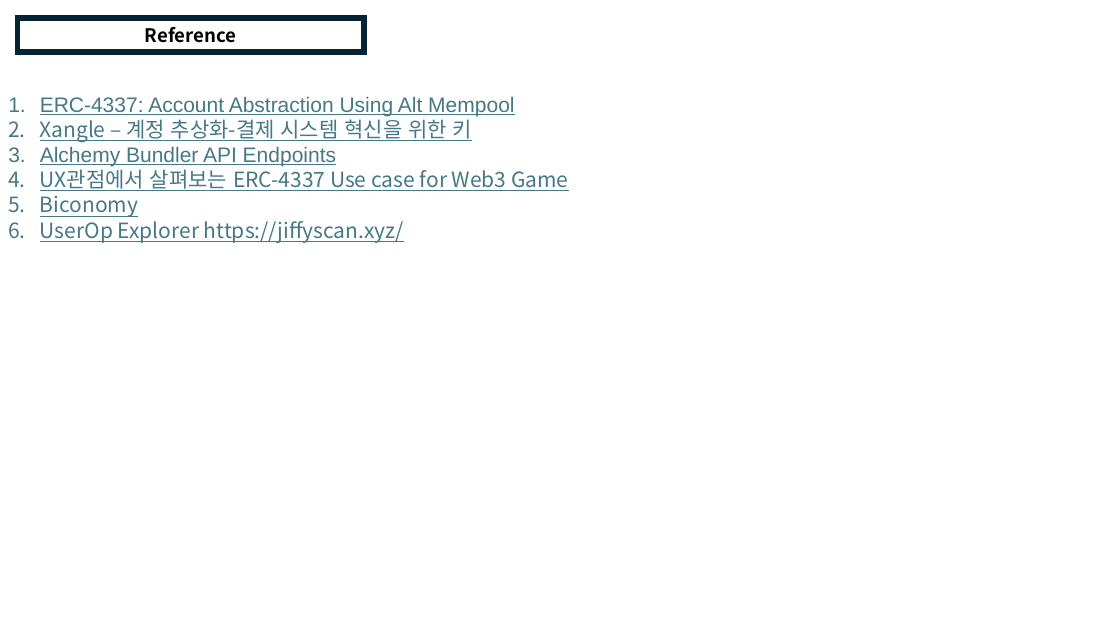
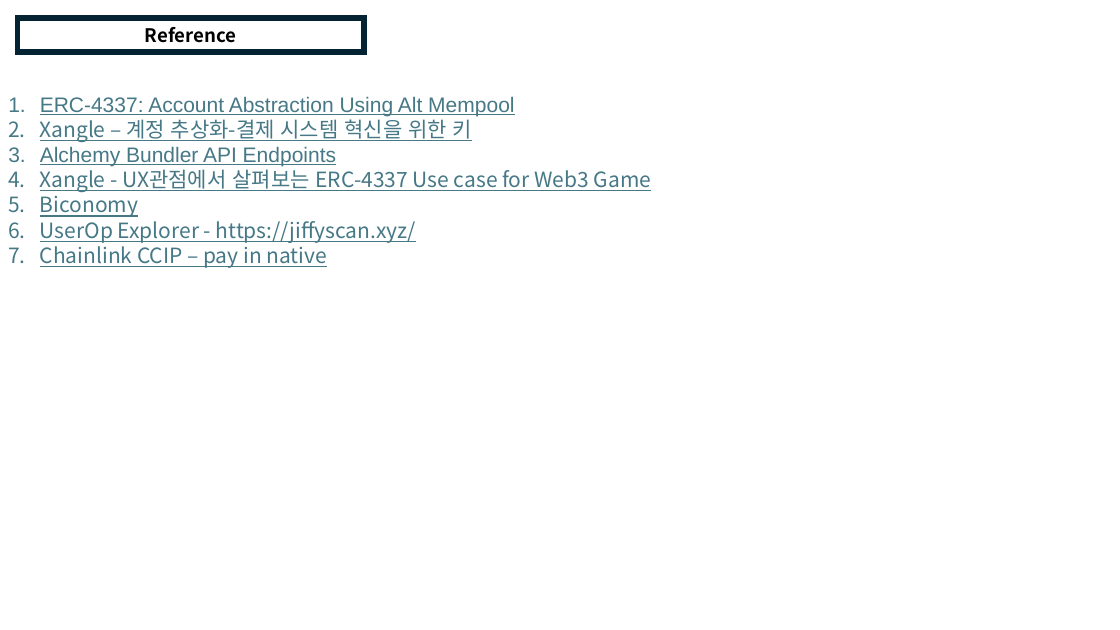
Before and after one commit to yyyljy/erc4337_alchemybundler, a slide deck: slide 17 of ERC4337.pptx. Drawn at 1120x630 pixels with LibreOffice and Linux fonts; fonts in the diff are those of the drawing. Boxes give left, top, right and bottom in pixels: in the first picture for what was removed or moved away, otherwise in the second. Text is boxed around its words. In the diff, an @@ line names an element or a change of style, - is before the commit and + after.

```diff
--- a/ERC4337.pptx
+++ b/ERC4337.pptx
@@ text at (40, 166, 651, 192): text changed @@
-4. UX관점에서 살펴보는 ERC-4337 Use case for Web3 Game
+4. Xangle - UX관점에서 살펴보는 ERC-4337 Use case for Web3 Game
@@ text at (40, 221, 415, 268): text changed @@
-6. UserOp Explorer https://jiffyscan.xyz/
+6. UserOp Explorer - https://jiffyscan.xyz/
+7. Chainlink CCIP – pay in native
```
Also in this commit, not shown: 2 other slides changed, 10 other files.
